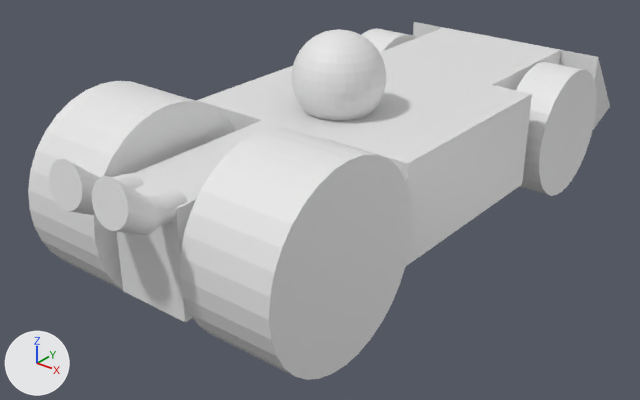
Renders of the Blender file Brackeys2022/Assets/Meshes/Kart.blend from each side of a commit.
Rendered twice from a camera (50 mm lens) standing at (1.1, -1.526, 0.77) and looking at (-0.076, -0.057, -0.141). The lights are fixed; the arrows at lower left show +X, +Y and +Z.

Names of what the first picture shows: 'Body', 'Driver', 'Exhaust', 'Wheel-Front', 'Wheel-Rear'.
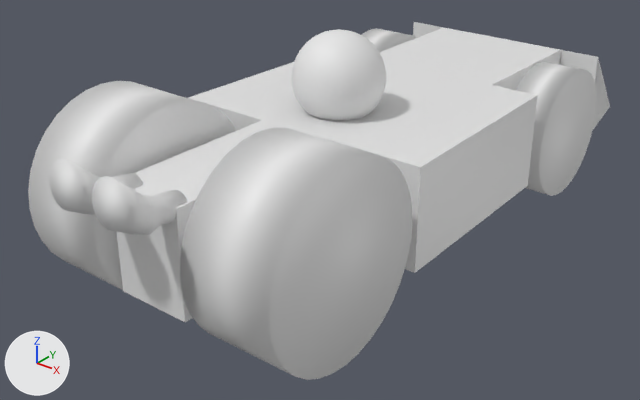
Commit message: Fixed Kart

Location of each change, (x1, y1, x2, y2) in pixels of the pictures (640 x 400 px; the box of a moved part takes in the faces that stretch with it):
'Body', reshaped, modifiers changed
    both: (117, 22, 610, 322)
part 1 of me_cube, moved or reshaped
    before: (134, 28, 561, 266)
    after: (134, 28, 561, 273)
part 2 of me_cube, shading changed
    both: (117, 60, 600, 318)
part 3 of me_cylinder_001, shading changed
    both: (28, 28, 597, 380)
part 4 of me_cylinder, shading changed
    both: (49, 159, 187, 235)

What changed in the scene script:
```text
Change me_cube:
    used by ob_body; location = (0.0, 0.0, 0.0); scale = (0.28, 0.75, -0.125)
    remove me_cube.from_pydata(...)  # 37 vertices, 27 faces; spans x -1.0..1.0, y -0.85..1.32, z -0.89..0.91
    add me_cube.from_pydata(...)  # 41 vertices, 30 faces; spans x -1.1..1.1, y -0.85..1.32, z -0.89..0.91
    me_cube part 1
    4 vertices are removed from x -0.64..0.64, y 0.79, z -0.89..0.91
    16 faces are deleted
    8 vertices are added at x -1.1..1.1, y -0.32..0.35, z -0.89..0.91
    19 new faces join them
    me_cube part 2: 16 kept faces spanning x -1.0..1.0, y -0.85..1.32, z -0.89..0.91 are now shaded smooth
Change me_cylinder_001:
    where me_cylinder_001.from_pydata(...)  # 64 vertices, 34 faces; spans x -1.0..1.0, y -1.0..1.0, z -1.0..1.0
    used by ob_wheel_rear; parent = ob_body; location = (0.379, -0.466, 0.0); rotation_euler = (0.0, -1.571, 0.0), in degrees (0, -90, 0); scale = (0.202, 0.202, 0.178)
    me_cylinder_001 part 3: all faces are now shaded smooth (34 of 34 changed)
Change me_cylinder:
    where me_cylinder.from_pydata(...)  # 160 vertices, 130 faces; spans x -1.66..1.66, y -1.38..2.82, z -1.0..4.56
    used by ob_exhaust; location = (0.056, -0.638, 0.104); rotation_euler = (1.396, 0.0, 0.0), in degrees (80, 0, 0); scale = (0.0265, 0.0265, 0.0265)
    me_cylinder part 4: all faces are now shaded smooth (130 of 130 changed)
Change ob_body:
    add _m = ob_body.modifiers.new('EdgeSplit', 'EDGE_SPLIT')
    add _m.split_angle = 1.04
```
